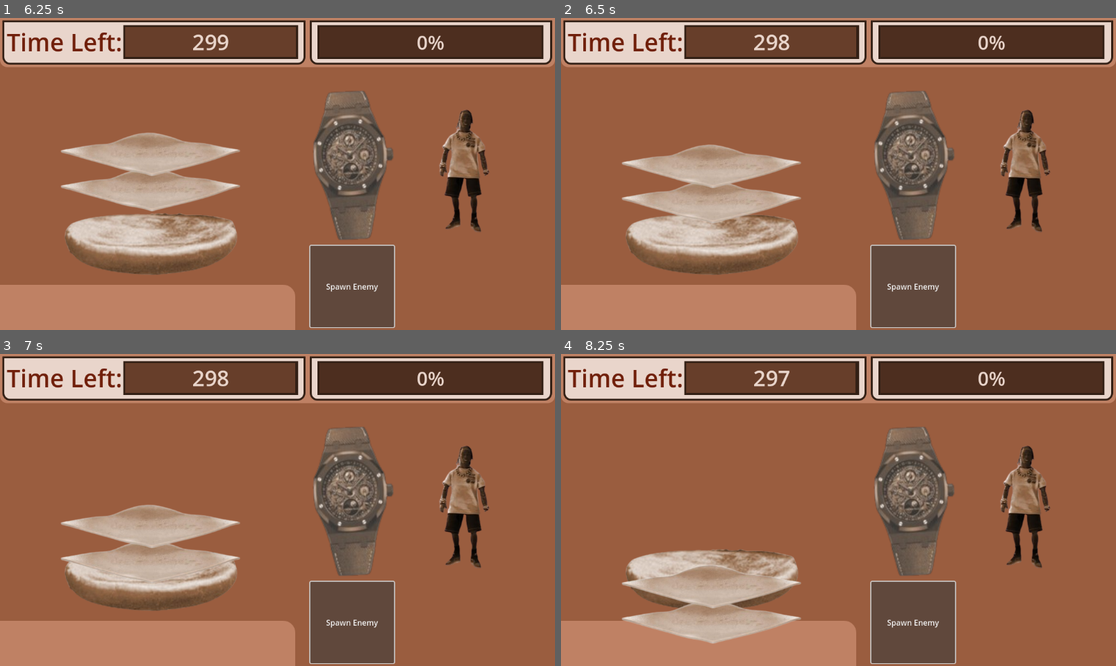
Above: before the commit, frames 1-4 (two rows, left to right).
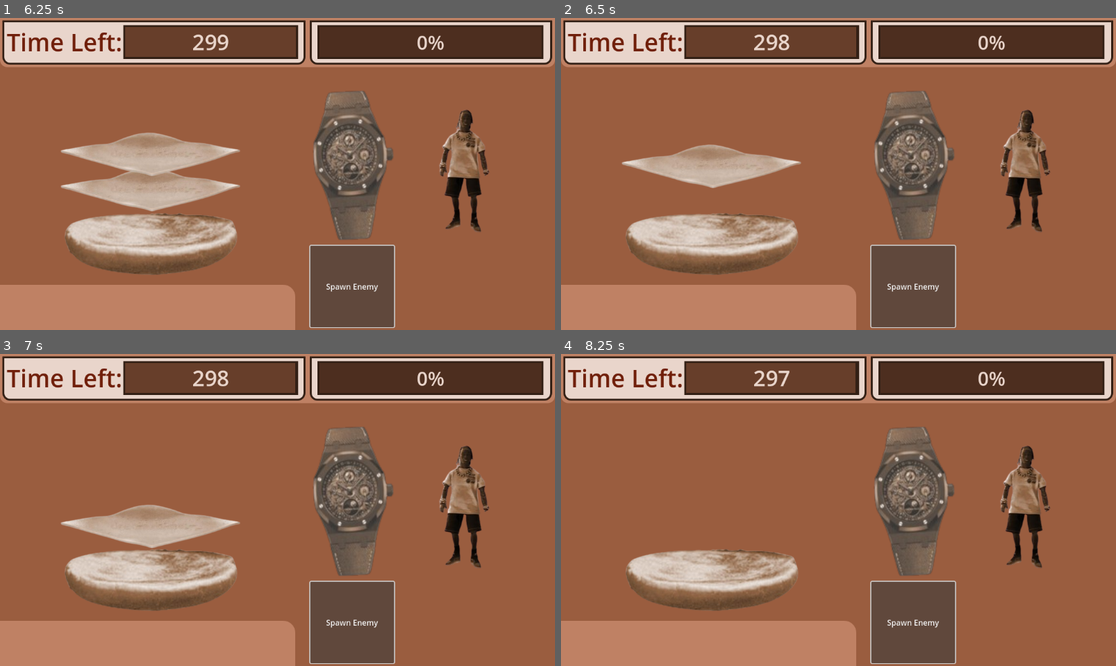
Above: after the commit, the same moments.

Repository: j-hnn/BurgerTopper
Game: Godot game, scene res://start_screen.tscn
The game is run twice, just before and just after one commit, with the same random seed, the same clock (stepped at 60 frames per second) and the same inputs.
Inputs:
- Up to frame 1 (6.25 s): click "Start" at 0.5 s; click "Button" at 1.25 s; click "Spawn Enemy" at 2 s; click "Button" at 2.75 s; click "Spawn Enemy" at 3.5 s; click "Button" at 4.25 s; click "Spawn Enemy" at 5 s
- Up to frame 2 (6.5 s): no input
- Up to frame 3 (7 s): no input
- Up to frame 4 (8.25 s): no input

Frame 1 is identical in both runs. In frame 2, 2.2% of the frame differs, in the area x 10-44%, y 53-66%; in frame 3, 1.4%; in frame 4, 4.2%, in the area x 10-44%, y 67-93%.

Commit message:
removed extra unneeded code

Diff:
--- a/food/food_1.tscn
+++ b/food/food_1.tscn
@@ -12,9 +12,5 @@
 [node name="CollisionPolygon2D" type="CollisionPolygon2D" parent="."]
 polygon = PackedVector2Array(-183, -3, -176, 2, -123, 17, -59, 36, -36, 40, -8, 46, 4, 49, 19, 46, 42, 41, 84, 29, 109, 24, 143, 13, 179, 1, 189, -2, 182, -5, 138, -13, 105, -20, 78, -21, 53, -29, 18, -37, 2, -40, -19, -41, -40, -34, -69, -22, -82, -17, -109, -17, -136, -13, -166, -6)
 
-[node name="VisibleOnScreenNotifier2D" type="VisibleOnScreenNotifier2D" parent="."]
-position = Vector2(0, -58)
-
 [connection signal="area_entered" from="." to="." method="_on_area_entered"]
 [connection signal="area_exited" from="." to="." method="_on_area_exited"]
-[connection signal="screen_exited" from="VisibleOnScreenNotifier2D" to="." method="_on_visible_on_screen_notifier_2d_screen_exited"]
--- a/food/food_3.tscn
+++ b/food/food_3.tscn
@@ -10,3 +10,5 @@
 
 [node name="CollisionPolygon2D" parent="." index="1"]
 polygon = PackedVector2Array(-1, -41, 17, -38, 44, -31, 70, -23, 102, -18, 119, -18, 156, -10, 187, -3, 184, 0, 158, 8, 111, 24, 39, 42, 3, 50, -42, 39, -87, 28, -157, 8, -185, 0, -181, -5, -150, -10, -115, -16, -84, -17, -60, -26, -34, -35, -15, -39)
+
+[connection signal="screen_exited" from="VisibleOnScreenNotifier2D" to="." method="_on_visible_on_screen_notifier_2d_screen_exited" flags=18]
--- a/food/food_4.tscn
+++ b/food/food_4.tscn
@@ -10,3 +10,5 @@
 
 [node name="CollisionPolygon2D" parent="." index="1"]
 polygon = PackedVector2Array(-90, -47, -54, -33, -21, -24, 8, -25, 35, -30, 61, -31, 90, -32, 98, -39, 129, -37, 144, - …(368 unchanged characters)…
+
+[connection signal="screen_exited" from="VisibleOnScreenNotifier2D" to="." method="_on_visible_on_screen_notifier_2d_screen_exited" flags=18]
--- a/food/food_7.tscn
+++ b/food/food_7.tscn
@@ -10,5 +10,3 @@
 
 [node name="CollisionPolygon2D" parent="." index="1"]
 polygon = PackedVector2Array(10, -34, 48, -22, 91, -15, 139, -5, 151, -4, 127, 6, 7, 42, -74, 20, -149, 2, -133, -7, -87, -14, -66, -15, -24, -33)
-
-[connection signal="screen_exited" from="VisibleOnScreenNotifier2D" to="." method="_on_visible_on_screen_notifier_2d_screen_exited" flags=18]
--- a/scripts/food_1.gd
+++ b/scripts/food_1.gd
@@ -7,14 +7,12 @@
 func _physics_process(delta):
 	global_position.y += speed * delta
 
-func _on_visible_on_screen_notifier_2d_screen_exited():
-	die()
-
 func die():
 	queue_free()
 
 func _on_area_entered(area):
 	if area is base:
+		die()
 		inside.emit(true)
 
 func _on_area_exited(area):
Not shown, changed: README.md
